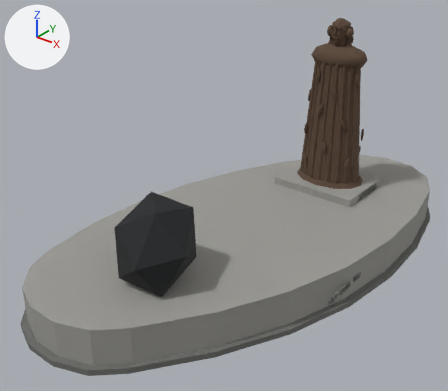
Renders of the glTF model public/canal-drive/models/spinoza-standbeeld.glb from each side of a commit.
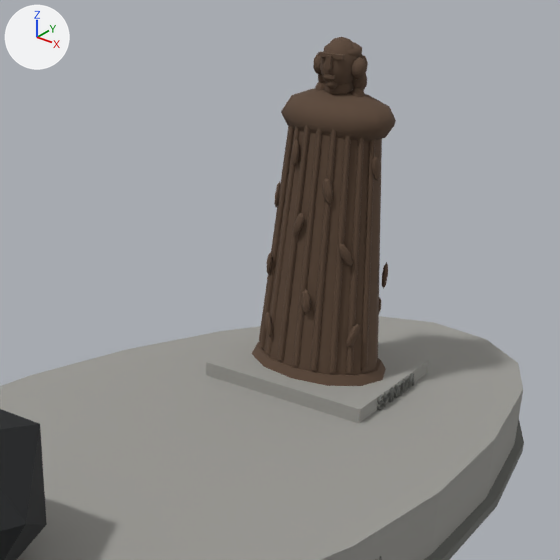
There are two pictures of each version: one whole from a camera (50 mm lens) standing at (4.15, -5.53, 4.23) and looking at (-0.09, -0.23, 0.95), one close up on the part from 39% to 100% of the width and 0% to 70% of the height. Every picture has the same lights, and +X, +Y and +Z are marked at upper left. The last two pictures show the newer version. Where no turn or scale is listed for an object, it has been applied to the vertices. Vertices at exactly the same position are counted once.

Objects in the first close-up: 'spinoza-standbeeld'.
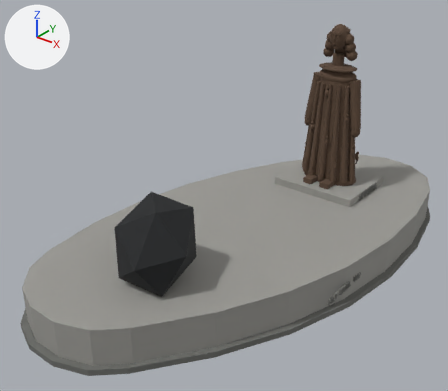
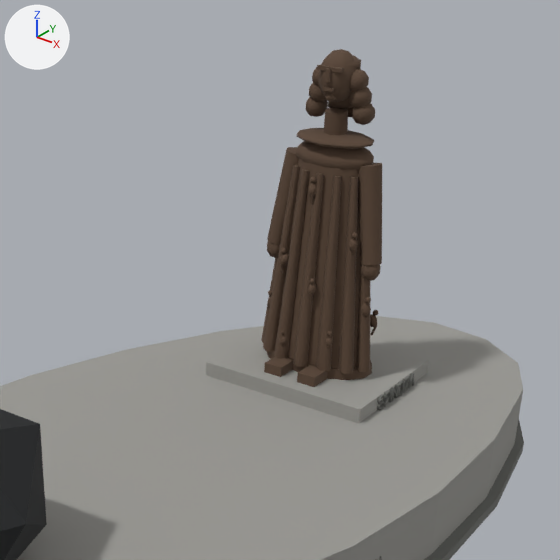
Where the newer file only moved an object's origin or applied its transform, the numbers keep the older frame.

Where the change shows, as pixel boxes [x1, y1, x2, y2] in the close-ups (560 x 560 px; the box of a moved part takes in the faces that stretch with it):
'spinoza-standbeeld', reshaped: before [0, 37, 524, 560]; after [0, 49, 524, 560]
part 1 of me_spinoza_standbeeld, deleted: before [382, 262, 388, 289]
part 2 of me_spinoza_standbeeld, moved or reshaped: before [252, 37, 396, 386]; after [261, 49, 382, 387]

The change, as a diff of the scene's bpy script:
```diff
--- a/public/canal-drive/models/spinoza-standbeeld.glb.py
+++ b/public/canal-drive/models/spinoza-standbeeld.glb.py
@@ me_spinoza_standbeeld @@
 # used by ob_spinoza_standbeeld; location = (0.101, 0.205, 1.41)
-me_spinoza_standbeeld.from_pydata(...)  # 2242 vertices, 3660 faces; spans x -1.62..1.62, y -3.02..3.02, z -1.41..1.41
+me_spinoza_standbeeld.from_pydata(...)  # 2896 vertices, 4836 faces; spans x -1.62..1.62, y -3.02..3.02, z -1.41..1.33
+# me_spinoza_standbeeld part 1: the loose piece of 17 vertices spanning x 0.52..0.57, y 1.61..1.68, z -0.2..-0.02 is deleted
+# me_spinoza_standbeeld part 2: 366 vertices moved from x -0.35..0.65, y 1.19..1.91, z -0.81..1.37 to x -0.28..0.58, y 1.16..1.79, z -0.81..1.32; 497 vertices removed from x -0.25..0.57, y 1.21..1.78, z -0.81..1.41; 947 vertices added at x -0.28..0.57, y 1.16..1.79, z -0.81..1.33
+# other edits to the shape of me_spinoza_standbeeld do not show in these pictures
 me_spinoza_standbeeld.materials.append(mat_greybrick)
```
